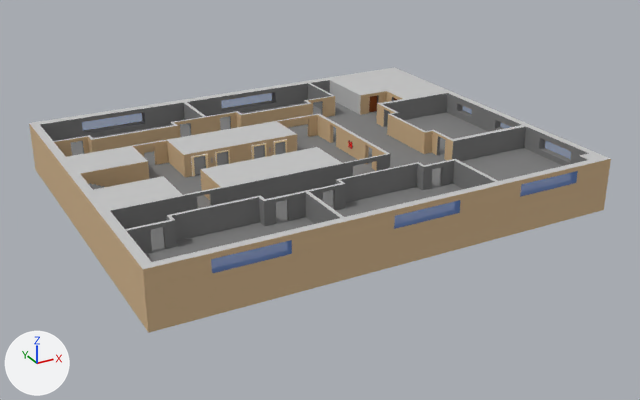
A saved change to the glTF model Models/14F-coloredNhan.gltf.
Before and after are seen from a camera (50 mm lens) standing at (-3.7, -112.1, 32.1) and looking at (35.5, -40.8, -3.5). Arrows for +X, +Y and +Z are at lower left; the lights stay in place. Where no turn or scale is listed for an object, it has been applied to the vertices. Vertices at the same position are counted once.

The first picture shows 'root'.
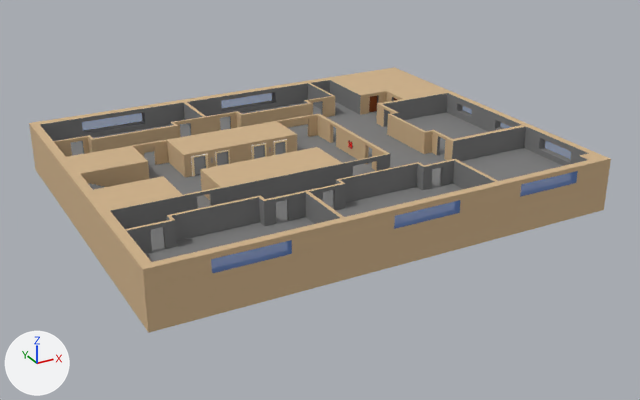
Scene script edits in JSON lines:
```json
{"op": "set", "path": "mat_default_material.base_color", "old": "(0.612, 0.612, 0.612)", "new": "(0.218, 0.218, 0.218)", "note": "light grey #cdcdcd -> grey #818181"}
{"block": "me_mesh_0", "where": "# used by ob_root; location = (0.0, 0.0, 0.0)"}
{"op": "remove", "block": "me_mesh_0", "code": "me_mesh_0.from_pydata(...)  # 899 vertices, 1976 faces; spans x 12.1..57.5, y -57.2..-20.4, z -2.9..2.3"}
{"op": "add", "block": "me_mesh_0", "code": "me_mesh_0.from_pydata(...)  # 799 vertices, 1750 faces; spans x 12.1..57.5, y -57.2..-20.4, z -2.9..2.3"}
{"block": "me_mesh_0", "change": "me_mesh_0 part 1"}
{"block": "me_mesh_0", "change": "60 vertices are removed from x 28.5..39.8, y -41.2..-38.9, z 0.8..1.6"}
{"block": "me_mesh_0", "change": "303 faces are deleted"}
{"block": "me_mesh_0", "change": "11 new faces join them, mat_0132_lightgray (grey #aaaaaa)"}
{"block": "me_mesh_0", "change": "112 new faces join them, mat_0035_tan (beige #d3b58d)"}
{"block": "me_mesh_0", "change": "18 new faces join them, mat_0133_gray (grey #818181)"}
{"block": "me_mesh_0", "change": "me_mesh_0 part 2: 67 faces spanning x 12.1..57.5, y -57.2..-20.4, z 2.3 switch from mat_default_material (light grey #cdcdcd) to mat_0035_tan (beige #d3b58d)"}
{"op": "remove", "block": "me_mesh_0", "code": "me_mesh_0.materials.append(mat_0024_orangered)  # orange #ff4300"}
{"op": "remove", "block": "me_mesh_0", "code": "me_mesh_0.materials.append(mat_0020_red)  # red #ff0000"}
```

What differs and where, as boxes (x1, y1, x2, y2) in the pictures (640 x 400 px):
```json
{"object": "root", "change": "recoloured", "before": [29, 67, 611, 272], "after": [29, 67, 611, 272], "on screen": "grey to beige"}
{"part": 1, "of": "me_mesh_0", "change": "cut back", "before": [29, 67, 610, 269], "after": [29, 67, 610, 269]}
{"part": 2, "of": "me_mesh_0", "change": "recoloured", "before": [32, 68, 608, 269], "after": [32, 68, 608, 269], "on screen": "grey to beige"}
```
